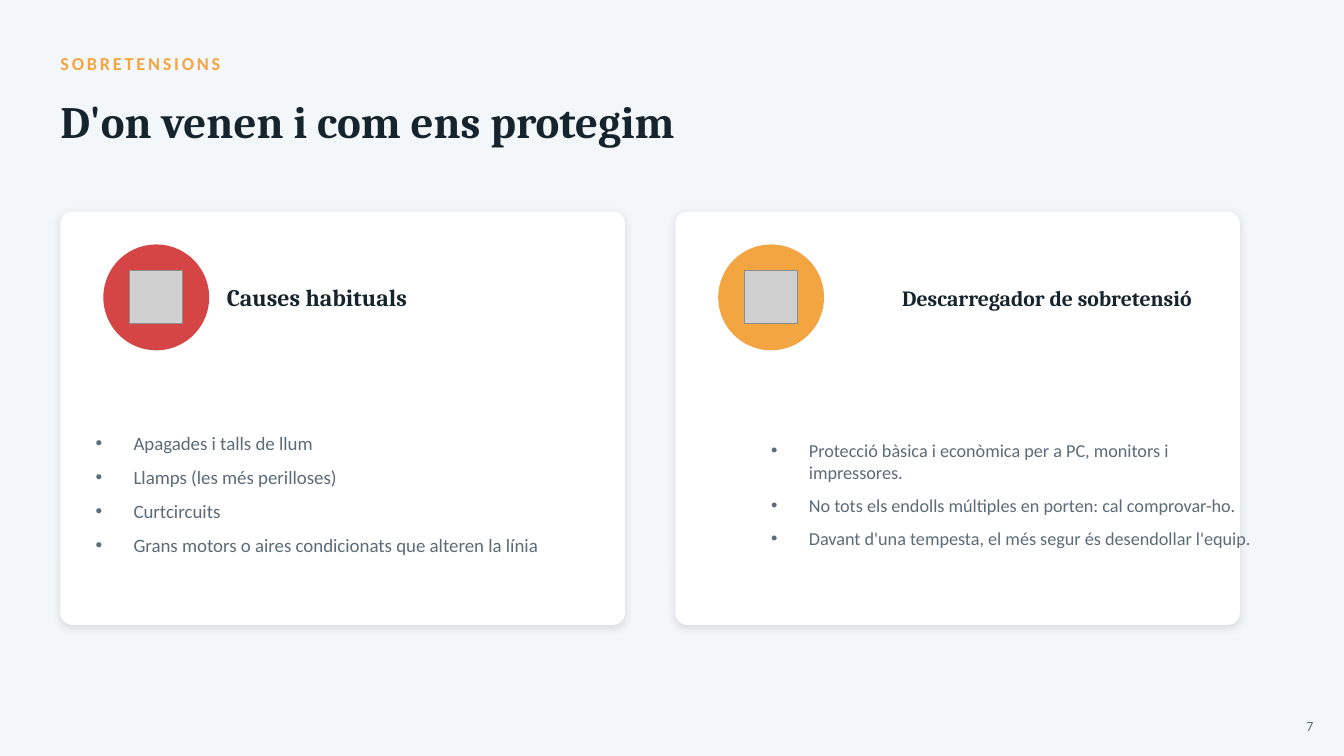
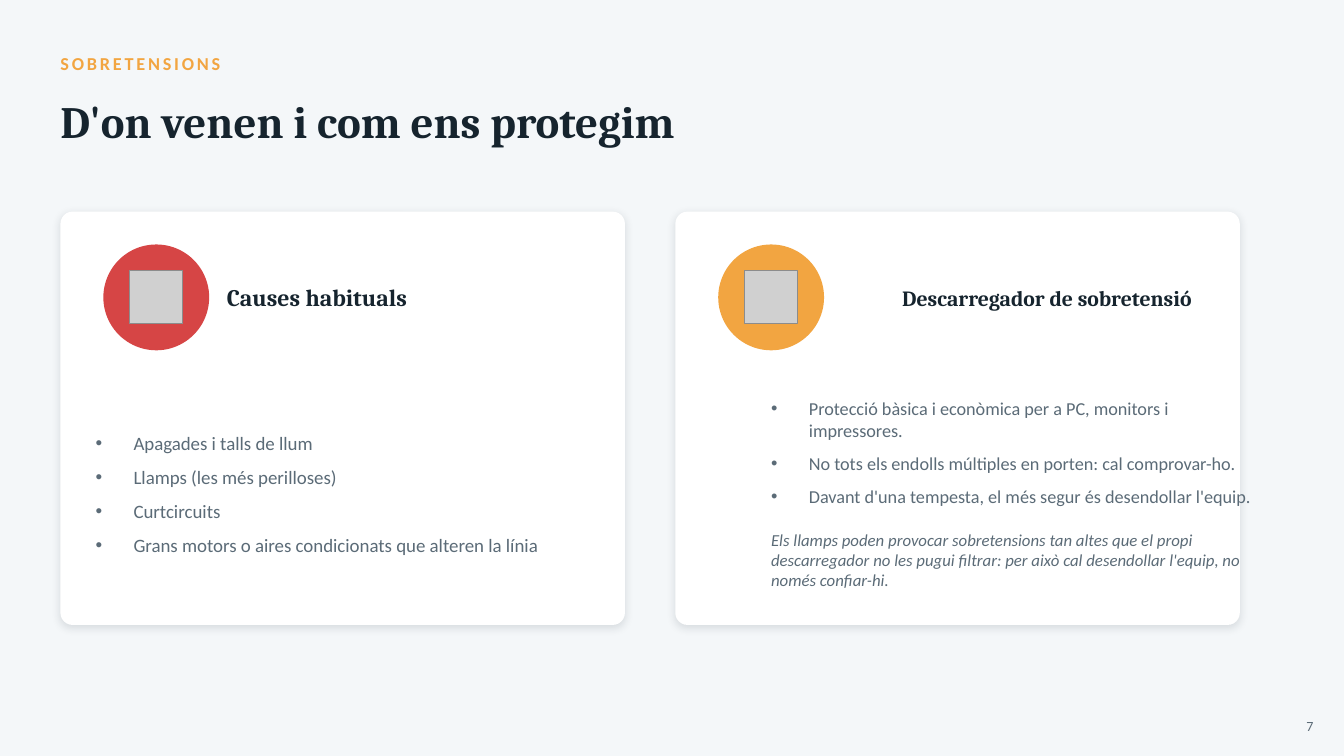
Before and after one commit to joansanchezescudero/SMX_0226_Seguretat_Informatica, a slide deck: slide 7 of RA1 - Seguretat passiva/AA2 - Sistemes alimentacio ininterrompuda/RA1_AA2_Sistemes_Alimentacio_Ininterrompuda.pptx. Drawn at 1344x756 pixels with LibreOffice and Linux fonts; fonts in the diff are those of the drawing; grey boxes stand for pictures. Boxes give left, top, right and bottom in pixels: in the first picture for what was removed or moved away, otherwise in the second. Text is boxed around its words. In the diff, an @@ line names an element or a change of style, - is before the commit and + after.

```diff
--- a/RA1 - Seguretat passiva/AA2 - Sistemes alimentacio ininterrompuda/RA1_AA2_Sistemes_Alimentacio_Ininterrompuda.pptx
+++ b/RA1 - Seguretat passiva/AA2 - Sistemes alimentacio ininterrompuda/RA1_AA2_Sistemes_Alimentacio_Ininterrompuda.pptx
@@ text at (x1=771, y1=534, x2=1239, y2=588): paragraph added @@
+Els llamps poden provocar sobretensions tan altes que el propi descarregador no les pugui filtrar: per això cal desendollar l'equip, no només confiar-hi.
```
Also in this commit, not shown: 10 other slides changed, 4 slides added, 13 other files.
